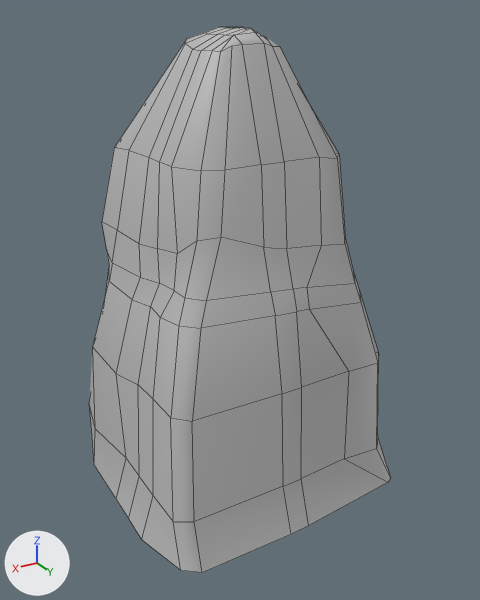
An edit to the FBX model Seekers/Assets/Car/Meshes/TallRock_01.fbx, drawn before and after from the same camera.
Both versions are drawn from a 50 mm lens placed at (5.4, 9.43, 7.99), pointed at (-0.09, 0.28, 3.42). Arrows for +X, +Y and +Z are at lower left; the lights stay in place. Mesh edges are drawn as thin lines. Where no turn or scale is listed for an object, it has been applied to the vertices.

The scene before the commit, as lines of its bpy script (objects in view):
```python
me_mesh = bpy.data.meshes.new('Mesh')
me_mesh.from_pydata(...)  # 194 vertices, 182 faces; spans x -2.5..2.38, y -2.36..2.41, z 0.0..7.8
me_mesh.materials.append(mat_lambert1)  # grey #bcbcbc
ob_pcube2 = bpy.data.objects.new('pCube2', me_mesh)
ob_pcube2.location = (0.0, 0.0, 0.0)
```
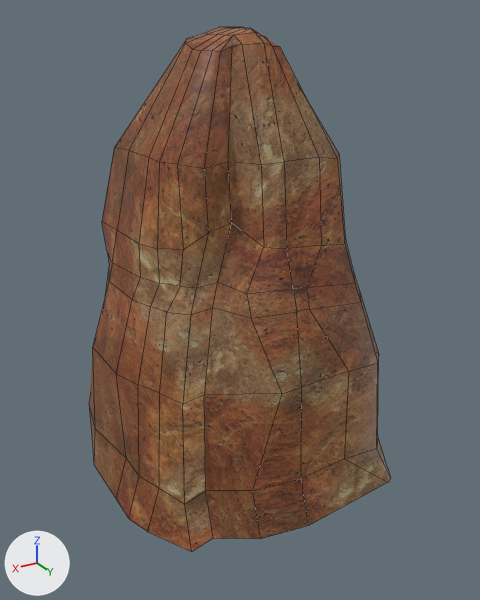
Where the newer file only moved an object's origin or applied its transform, the numbers keep the older frame.

Changed parts and their boxes (x1, y1, x2, y2) in the pictures (480 x 600 px; the box of a moved part takes in the faces that stretch with it):
'pCube2', recoloured, reshaped, surface changed (grey to brown): before (89, 27, 391, 573); after (89, 27, 391, 551)
part 1 of me_mesh, moved or reshaped: before (129, 44, 309, 573); after (129, 44, 309, 551)
part 2 of me_mesh, surface changed (grey to brown): (89, 27, 391, 525) in both

Edits to the bpy script that builds the scene:
```text
Add img_stone_colour_tga:
    img_stone_colour_tga = load_image('Stone_Colour.tga', '../Textures/Stone_Colour.tga', 1024, 1024, 'sRGB')
Add mat_lambert3:
    mat_lambert3 = principled_material('lambert3')
    mat_lambert3.texture = img_stone_colour_tga
Change me_mesh:
    used by ob_pcube2; location = (0.0, 0.0, 0.0)
    remove me_mesh.from_pydata(...)  # 194 vertices, 182 faces; spans x -2.5..2.38, y -2.36..2.41, z 0.0..7.8
    remove me_mesh.materials.append(mat_lambert1)  # grey #bcbcbc
    add me_mesh.from_pydata(...)  # 194 vertices, 182 faces; spans x -2.5..2.38, y -2.36..2.4, z 0.0..7.8
    me_mesh part 1: 25 of 194 vertices moved; they spanned x 0.17..2.38, y 0.83..2.41, z 0.0..6.0 and now span x 0.34..2.22, y 0.68..2.24, z 0.0..6.0; mean shift (-0.19, -0.28, 0.0); largest move (1.74, 1.98, 2.51) -> (1.24, 1.42, 2.51)
    me_mesh part 2: texture (UV) coordinates of 182 of 182 faces, centred in x -2.29..2.29, y -2.24..2.27, z 0.39..7.8, changed; they spanned u 0.13..0.88, v 0.0..0.75 and now span u -0.64..1.87, v -1.45..1.51
    add me_mesh.materials.append(mat_lambert3)  # picture img_stone_colour_tga
```
